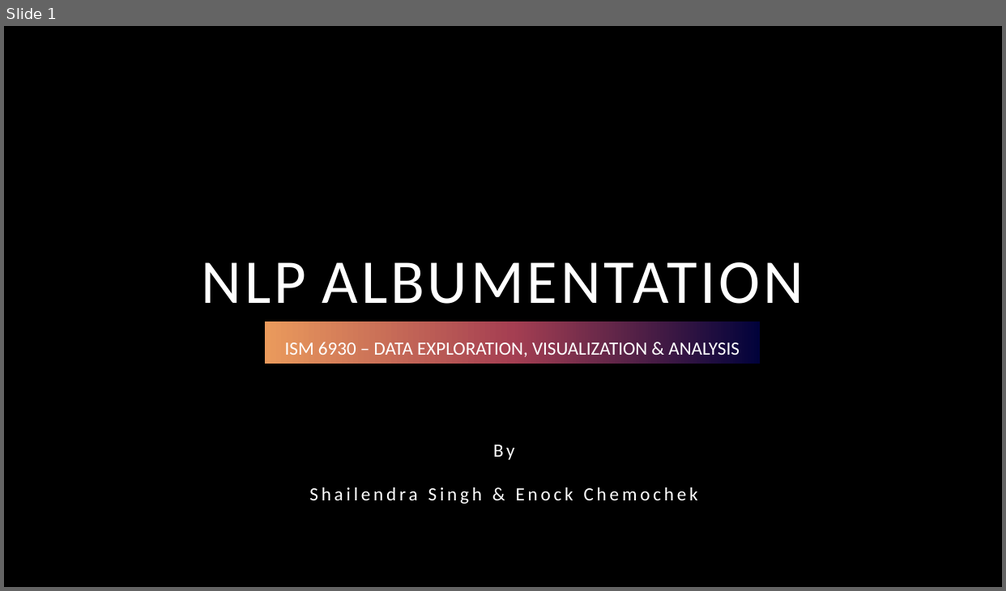
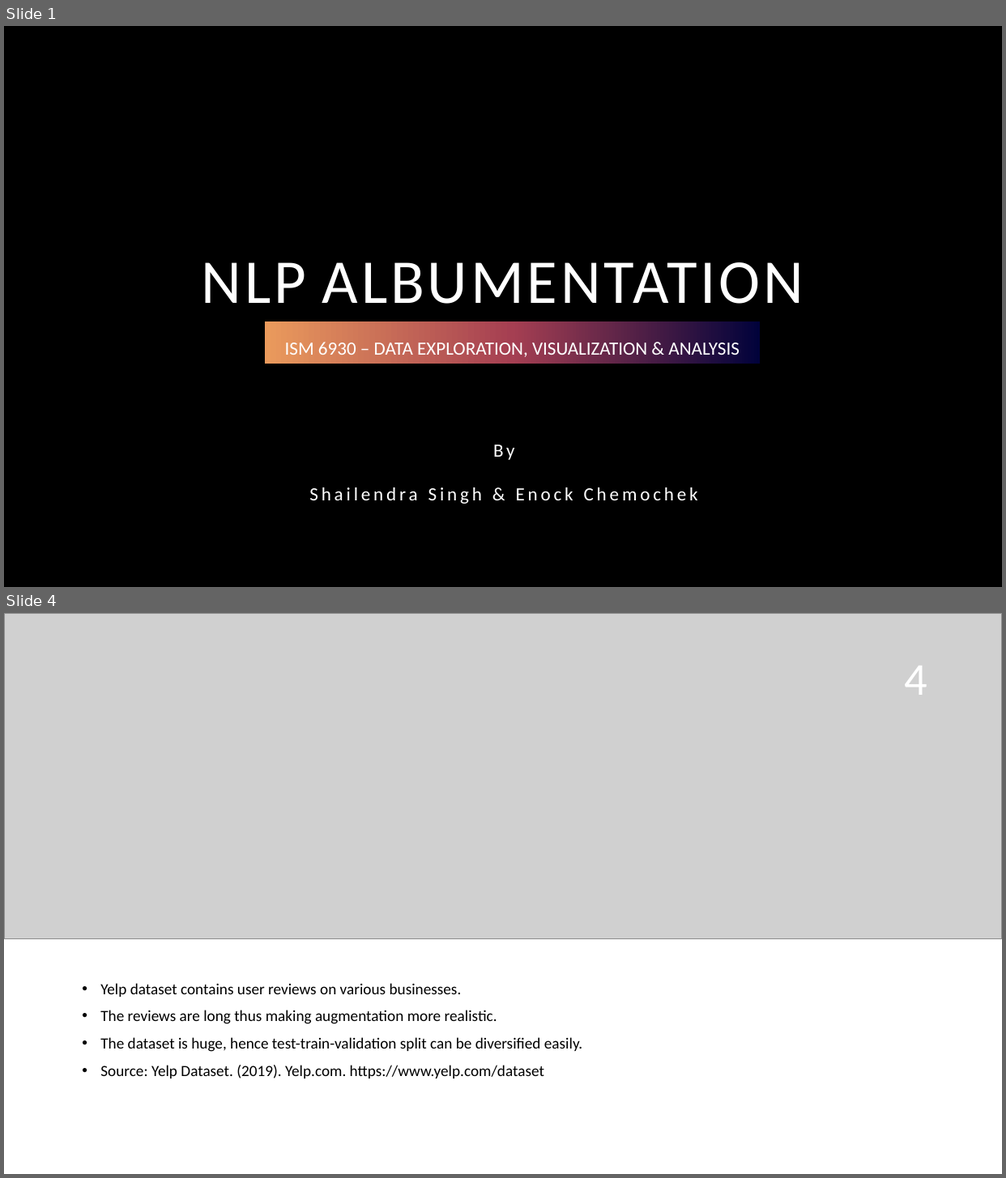
Before and after one commit to echemochek/nlp-albumentation-with-yelp-reviews, a slide deck: Text Albumentation.pptx. Shown one above the other, each under a label of ours: slide 1 before the commit, slides 1 and 4 after it; the slides between them are not shown. The pictures are 1006x591 and 1006x1178 pixels, drawn with LibreOffice and Linux fonts; fonts in the diff are those of the drawing; grey boxes stand for pictures; background and template pictures are left out. Boxes give left, top, right and bottom in pixels: in the first picture for what was removed or moved away, otherwise in the second. Text is boxed around its words. In the diff, an @@ line names an element or a change of style, - is before the commit and + after.

```diff
--- a/Text Albumentation.pptx
+++ b/Text Albumentation.pptx
@@ slide 4 added at (x1=4, y1=613, x2=1002, y2=1174), background #FFFFFF @@
@@ picture added at (x1=4, y1=613, x2=1002, y2=939) @@
@@ page number added at (x1=904, y1=666, x2=927, y2=695), 44 pt, text #FFFFFF @@
+4
@@ text added at (x1=100, y1=983, x2=582, y2=1079), 15 pt, text #000000 @@
+• Yelp dataset contains user reviews on various businesses.
+• The reviews are long thus making augmentation more realistic.
+• The dataset is huge, hence test-train-validation split can be diversified easily.
+• Source: Yelp Dataset. (2019). Yelp.com. https://www.yelp.com/dataset
```
Also in this commit, not shown: 3 slides changed, 2 other slides added, 1 slide removed, 1 other file.
